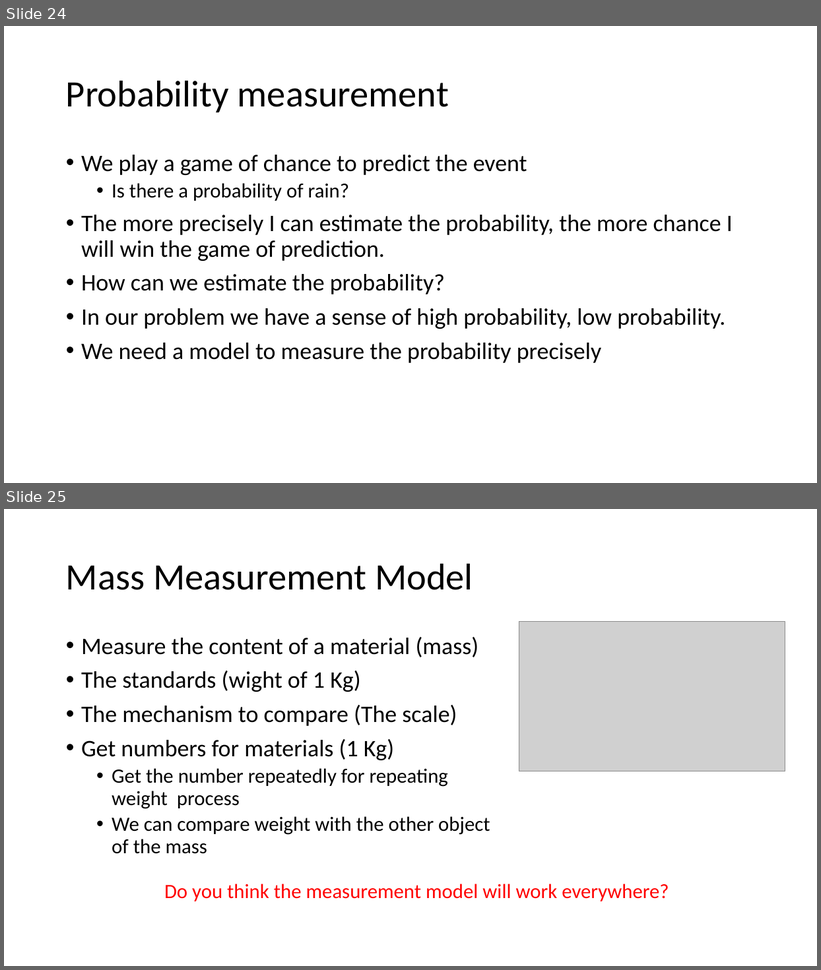
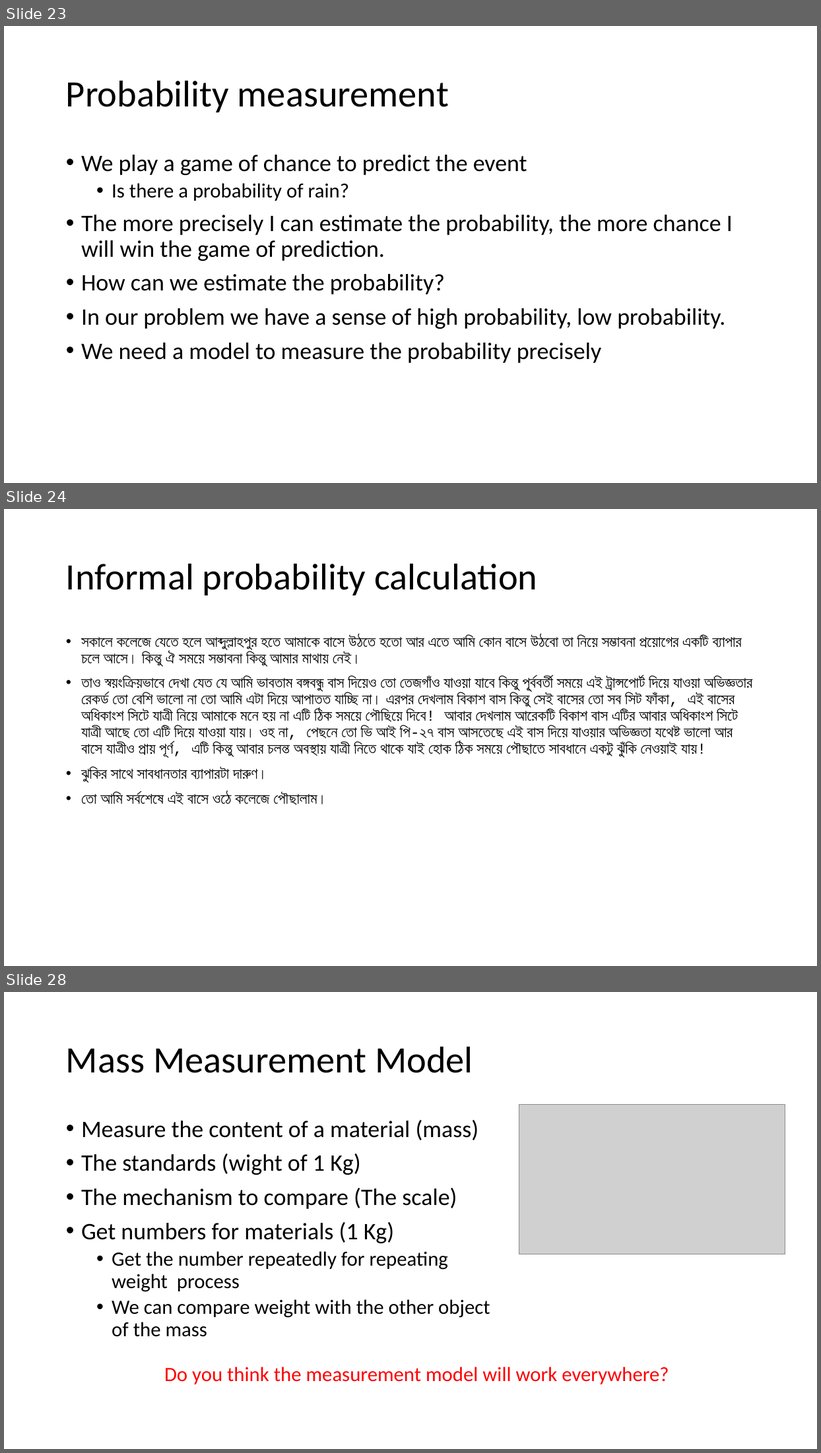
Before and after one commit to yushuf/TeamBeta, a slide deck: Presentation.pptx. Shown one above the other, each under a label of ours: slides 24 and 25 before the commit, slides 23, 24 and 28 after it; the slides between them are not shown. The pictures are 821x970 and 821x1453 pixels, drawn with LibreOffice and Linux fonts; fonts in the diff are those of the drawing; grey boxes stand for pictures. Boxes give left, top, right and bottom in pixels: in the first picture for what was removed or moved away, otherwise in the second. Text is boxed around its words. In the diff, an @@ line names an element or a change of style, - is before the commit and + after.

```diff
--- a/Presentation.pptx
+++ b/Presentation.pptx
@@ slide 24 added at <box>4,509,817,966</box>, background #FFFFFF @@
@@ title added at <box>66,563,537,595</box>, 44 pt, text #000000 @@
+Informal probability calculation
@@ text added at <box>81,634,753,805</box>, 18 pt, text #000000 @@
+• সকালে কলেজে যেতে হলে আব্দুল্লাহপুর হতে আমাকে বাসে উঠতে হতো আর এতে আমি কোন বাসে উঠবো তা নিয়ে সম্ভাবনা প্রয়োগের একটি ব্যাপার চলে আসে। কিন্তু ঐ সময়ে সম্ভাবনা কিন্তু আমার মাথায় নেই।
+• তাও স্বয়ংক্রিয়ভাবে দেখা যেত যে আমি ভাবতাম বঙ্গবন্ধু বাস দিয়েও তো তেজগাঁও যাওয়া যাবে কিন্তু পূ্র্ববর্তী সময়ে এই ট্রান্সপোর্ট দিয়ে যাওয়া অভিজ্ঞতার রেকর্ড তো বেশি ভালো না তো আমি এটা দিয়ে আপাতত যাচ্ছি না। এরপর দেখলাম বিকাশ বাস কিন্তু সেই বাসের তো সব সিট ফাঁকা, এই বাসের অধিকাংশ সিটে যাত্রী নিয়ে আমাকে মনে হয় না এটি ঠিক সময়ে পৌছিয়ে দিবে! আবার দেখলাম আরেকটি বিকাশ বাস এটির আবার অধিকাংশ সিটে যাত্রী আছে তো এটি দিয়ে যাওয়া যায়। ওহ না, পেছনে তো ভি আই পি-২৭ বাস আসতেছে এই বাস দিয়ে যাওয়ার অভিজ্ঞতা যথেষ্ট ভালো আর বাসে যাত্রীও প্রায় পূর্ণ, এটি কিন্তু আবার চলন্ত অবস্থায় যাত্রী নিতে থাকে যাই হোক ঠিক সময়ে পৌছাতে সাবধানে একটু ঝুঁকি নেওয়াই যায়!
+• ঝুকির সাথে সাবধানতার ব্যাপারটা দারুণ।
+• তো আমি সর্বশেষে এই বাসে ওঠে কলেজে পৌছালাম।
@@ what was slide 24 is now slide 23 @@
@@ what was slide 25 is now slide 28 @@
```
Also in this commit, not shown: 5 slides changed, 7 other slides added, 4 slides removed.
